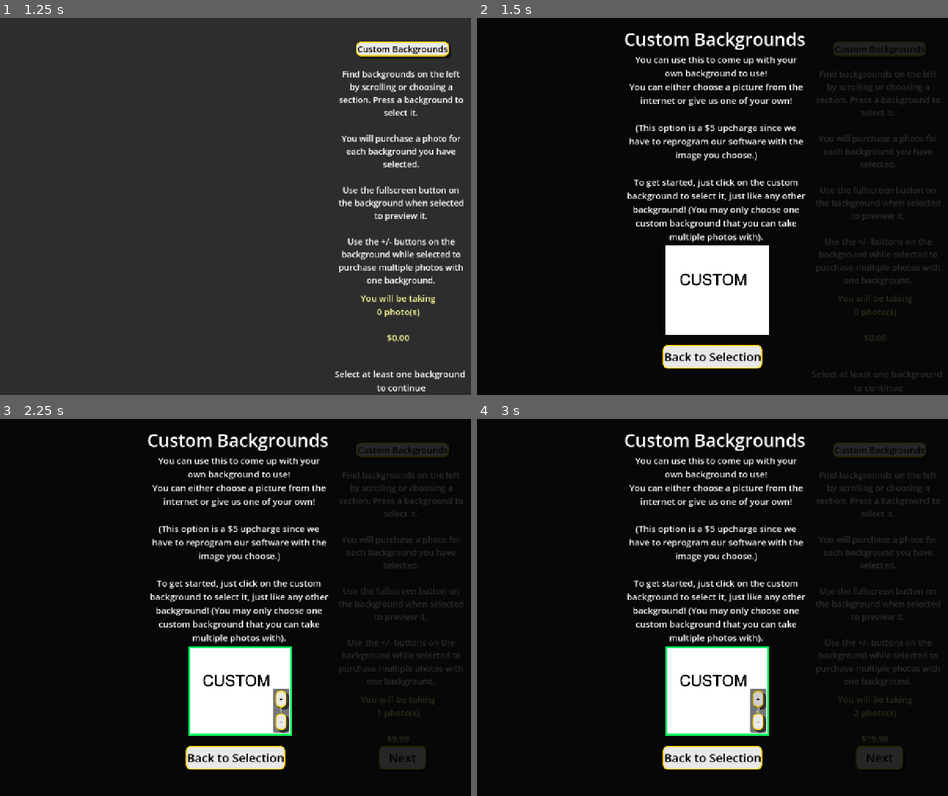
Above: before the commit, frames 1-4 (two rows, left to right).
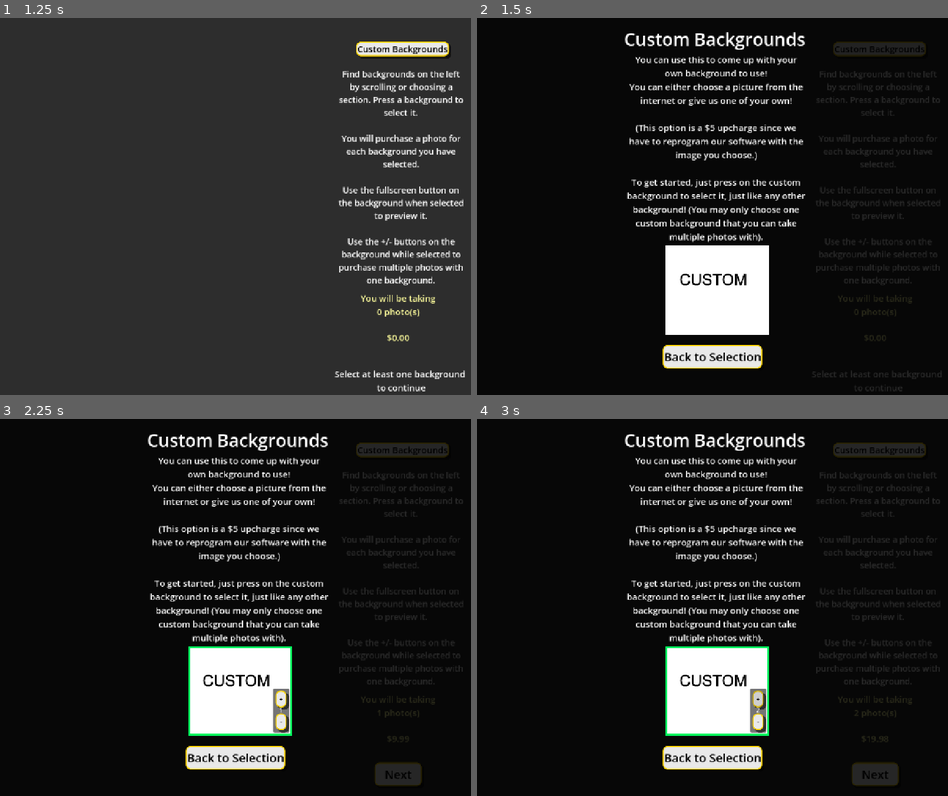
Above: after the commit, the same moments.

Repository: shaneriob-bit/kiosk-client
Game: Godot game, scene res://_scenes/main.tscn
The game is run twice, just before and just after one commit, with the same random seed, the same clock (stepped at 60 frames per second) and the same inputs.
Inputs (mouse positions are in pixels of both pictures, inside the frame that each line leads up to):
- Up to frame 1 (1.25 s): tap Enter at 0.5 s
- Up to frame 2 (1.5 s): click "Custom Backgrounds" at 1.25 s
- Up to frame 3 (2.25 s): click (240, 690) at 2 s
- Up to frame 4 (3 s): click "+" at 2.75 s

Frame 1 is identical in both runs. In frame 2, 0.4% of the frame differs, in the area x 32-69%, y 42-45%; in frame 3, 1.2%, in the area x 32-91%, y 42-98%; in frame 4, 1.2%.

Commit message:
chest pain

Diff:
--- a/_scenes/confirmation_screen.tscn
+++ b/_scenes/confirmation_screen.tscn
@@ -19,19 +19,18 @@
 text = "Please confirm your information is correct"
 
 [node name="NameLabel" type="Label" parent="." unique_id=1059674685]
-offset_left = 256.0
-offset_top = 136.0
-offset_right = 640.0
-offset_bottom = 181.0
+offset_left = 392.0
+offset_top = 128.0
+offset_right = 776.0
+offset_bottom = 173.0
 theme_override_font_sizes/font_size = 32
-text = "Name: Shane Bernstein"
-horizontal_alignment = 1
+text = "Order Name: Shane Bernstein"
 vertical_alignment = 1
 
 [node name="PrintedCopiesCount" type="Label" parent="." unique_id=138729521]
-offset_left = 704.0
+offset_left = 832.0
 offset_top = 264.0
-offset_right = 1088.0
+offset_right = 1216.0
 offset_bottom = 309.0
 theme_override_font_sizes/font_size = 32
 text = "Printed Copies: 6"
@@ -39,9 +38,9 @@
 vertical_alignment = 1
 
 [node name="PaymentMethod" type="Label" parent="." unique_id=595997244]
-offset_left = 704.0
+offset_left = 832.0
 offset_top = 328.0
-offset_right = 1088.0
+offset_right = 1216.0
 offset_bottom = 373.0
 theme_override_font_sizes/font_size = 32
 text = "Payment Method: Card"
@@ -49,9 +48,9 @@
 vertical_alignment = 1
 
 [node name="TotalCost" type="Label" parent="." unique_id=1862823330]
-offset_left = 704.0
+offset_left = 832.0
 offset_top = 384.0
-offset_right = 1088.0
+offset_right = 1216.0
 offset_bottom = 429.0
 theme_override_font_sizes/font_size = 32
 text = "Total Cost: $99.99"
@@ -59,9 +58,9 @@
 vertical_alignment = 1
 
 [node name="EmailContainer" type="VBoxContainer" parent="." unique_id=2120015822]
-offset_left = 256.0
+offset_left = 392.0
 offset_top = 256.0
-offset_right = 704.0
+offset_right = 840.0
 offset_bottom = 586.0
 theme_override_constants/separation = 12
 
@@ -130,5 +129,14 @@
 theme_override_font_sizes/font_size = 32
 text = "Back"
 
+[node name="Title2" type="Label" parent="." unique_id=856803165]
+offset_left = 32.0
+offset_top = 80.0
+offset_right = 480.0
+offset_bottom = 125.0
+theme_override_font_sizes/font_size = 32
+text = "Backgrounds"
+vertical_alignment = 1
+
 [connection signal="pressed" from="NextButton" to="." method="_on_next_button_pressed"]
 [connection signal="pressed" from="BackButton" to="." method="_on_back_button_pressed"]
--- a/_scenes/order_screen.tscn
+++ b/_scenes/order_screen.tscn
@@ -120,10 +120,10 @@
 anchor_top = 1.0
 anchor_right = 1.0
 anchor_bottom = 1.0
-offset_left = -250.0
-offset_top = -136.0
-offset_right = -122.0
-offset_bottom = -72.0
+offset_left = -262.0
+offset_top = -91.0
+offset_right = -134.0
+offset_bottom = -27.0
 grow_horizontal = 0
 grow_vertical = 0
 theme = ExtResource("4_j6q0u")
@@ -337,7 +337,7 @@
 
 (This option is a $5 upcharge since we have to reprogram our software with the image you choose.)
 
-To get started, just click on the custom background to select it, just like any other background! (You may only choose one custom background that you can take multiple photos with)."
+To get started, just press on the custom background to select it, just like any other background! (You may only choose one custom background that you can take multiple photos with)."
 horizontal_alignment = 1
 vertical_alignment = 1
 autowrap_mode = 3
--- a/_scenes/payment_screen.tscn
+++ b/_scenes/payment_screen.tscn
@@ -49,6 +49,25 @@
 grow_vertical = 2
 theme_override_font_sizes/font_size = 32
 text = "Printed Copies"
+horizontal_alignment = 1
+vertical_alignment = 1
+
+[node name="BackgroundLabel" type="Label" parent="Control" unique_id=1567240639]
+layout_mode = 1
+anchors_preset = 8
+anchor_left = 0.5
+anchor_top = 0.5
+anchor_right = 0.5
+anchor_bottom = 0.5
+offset_left = -592.0
+offset_top = -488.0
+offset_right = -367.0
+offset_bottom = -395.0
+grow_horizontal = 2
+grow_vertical = 2
+theme_override_font_sizes/font_size = 32
+text = "Selected
+Backgrounds"
 horizontal_alignment = 1
 vertical_alignment = 1
 
--- /dev/null
+++ b/_scenes/receipt_screen.tscn
@@ -0,0 +1,139 @@
+[gd_scene format=3 uid="uid://crrm7w13hqhqj"]
+
+[ext_resource type="Texture2D" uid="uid://b5ptqssvigk7l" path="res://_sprites/reciept.jpg" id="1_r5mf1"]
+[ext_resource type="Script" uid="uid://chyc0wxntbump" path="res://_scripts/receipt_screen.gd" id="1_twixf"]
+[ext_resource type="Theme" uid="uid://dcejjhkjk44cb" path="res://main_theme.tres" id="2_jqgkp"]
+[ext_resource type="Texture2D" uid="uid://dnj3y8mf5v8ss" path="res://_sprites/lucas_von_hollen.jpg" id="3_ndcsv"]
+
+[node name="ReceiptScreen" type="CanvasLayer" unique_id=1461284293 groups=["GroupListener"]]
+script = ExtResource("1_twixf")
+
+[node name="RecieptPrinting" type="Control" parent="." unique_id=163539400]
+layout_mode = 3
+anchors_preset = 15
+anchor_right = 1.0
+anchor_bottom = 1.0
+grow_horizontal = 2
+grow_vertical = 2
+
+[node name="Label" type="Label" parent="RecieptPrinting" unique_id=1568425680]
+layout_mode = 1
+anchors_preset = 5
+anchor_left = 0.5
+anchor_right = 0.5
+offset_left = -136.0
+offset_top = 16.0
+offset_right = 147.0
+offset_bottom = 61.0
+grow_horizontal = 2
+theme_override_font_sizes/font_size = 32
+text = "RECEIPT PRINTING"
+
+[node name="Instructions" type="Label" parent="RecieptPrinting" unique_id=1905786766]
+layout_mode = 1
+anchors_preset = 8
+anchor_left = 0.5
+anchor_top = 0.5
+anchor_right = 0.5
+anchor_bottom = 0.5
+offset_left = -360.0
+offset_top = 144.0
+offset_right = 346.0
+offset_bottom = 285.0
+grow_horizontal = 2
+grow_vertical = 2
+theme_override_font_sizes/font_size = 32
+text = "Your reciept is printing.
+Once it is done printing and you are holding it
+press the button below."
+horizontal_alignment = 1
+
+[node name="TextureRect" type="TextureRect" parent="RecieptPrinting" unique_id=296002247]
+layout_mode = 1
+anchors_preset = 8
+anchor_left = 0.5
+anchor_top = 0.5
+anchor_right = 0.5
+anchor_bottom = 0.5
+offset_left = -216.0
+offset_top = -384.0
+offset_right = 220.0
+offset_bottom = 128.0
+grow_horizontal = 2
+grow_vertical = 2
+texture = ExtResource("1_r5mf1")
+
+[node name="Button" type="Button" parent="RecieptPrinting" unique_id=1523918651]
+layout_mode = 1
+anchors_preset = 7
+anchor_left = 0.5
+anchor_top = 1.0
+anchor_right = 0.5
+anchor_bottom = 1.0
+offset_left = -172.5
+offset_top = -212.0
+offset_right = 177.5
+offset_bottom = -161.0
+grow_horizontal = 2
+grow_vertical = 0
+theme = ExtResource("2_jqgkp")
+theme_override_font_sizes/font_size = 32
+text = "I'm holding my reciept"
+
+[node name="Instructions" type="Control" parent="." unique_id=189834273]
+visible = false
+layout_mode = 3
+anchors_preset = 15
+anchor_right = 1.0
+anchor_bottom = 1.0
+grow_horizontal = 2
+grow_vertical = 2
+
+[node name="TextureRect" type="TextureRect" parent="Instructions" unique_id=116855183]
+layout_mode = 1
+anchors_preset = 6
+anchor_left = 1.0
+anchor_top = 0.5
+anchor_right = 1.0
+anchor_bottom = 0.5
+offset_left = -815.0
+offset_top = -407.5
+offset_bottom = 407.5
+grow_horizontal = 0
+grow_vertical = 2
+texture = ExtResource("3_ndcsv")
+
+[node name="Label" type="Label" parent="Instructions" unique_id=1238466795]
+layout_mode = 0
+offset_left = 32.0
+offset_top = 136.0
+offset_right = 399.0
+offset_bottom = 203.0
+theme_override_font_sizes/font_size = 48
+text = "You're All Done!"
+
+[node name="Instructions" type="Label" parent="Instructions" unique_id=180878297]
+layout_mode = 0
+offset_left = 32.0
+offset_top = 256.0
+offset_right = 399.0
+offset_bottom = 323.0
+theme_override_font_sizes/font_size = 32
+text = "Take your reciept to this
+guy so he can take
+your picture and have
+you on your way."
+horizontal_alignment = 1
+vertical_alignment = 1
+
+[node name="Instructions2" type="Label" parent="Instructions" unique_id=1082753857]
+layout_mode = 0
+offset_left = 24.0
+offset_top = 576.0
+offset_right = 399.0
+offset_bottom = 765.0
+theme_override_font_sizes/font_size = 32
+text = "Starting over in
+10 second(s)."
+horizontal_alignment = 1
+vertical_alignment = 1
--- a/_scripts/confirmation_screen.gd
+++ b/_scripts/confirmation_screen.gd
@@ -17,14 +17,28 @@
 			email_fields[i].text = StateManager.emails[i]
 			email_fields[i].show()
 
-		$PrintedCopiesCount
+		$NameLabel.text = "Order Name: " + StateManager.customer_name
+
+		$PrintedCopiesCount.text = "Print Copies: " + str(StateManager.print_count)
+		$PaymentMethod.text = "Payment Method: " + StateManager.payment_method
+		$TotalCost.text = "Total Cost: $%.2f"  % StateManager.total_cost
+
+		add_child(StateManager.copied_background_list)
+
+		for child in StateManager.copied_background_list.get_node("VBoxContainer").get_children():
+			child.disabled = true
+			child.get_node("Panel").hide()
 
 		show()
 	else:
+		if visible:
+			if StateManager.copied_background_list != null:
+				StateManager.copied_background_list.queue_free()
+
 		hide()
 
 func _on_next_button_pressed() -> void:
-	pass # Replace with function body.
+	StateManager.change_state(StateManager.ProgramStates.RECEIPT)
 
 func _on_back_button_pressed() -> void:
 	StateManager.change_state(StateManager.ProgramStates.NAME)
--- a/_scripts/name_field.gd
+++ b/_scripts/name_field.gd
@@ -29,6 +29,7 @@
 			for child in email_fields:
 				if child.visible == true:
 					StateManager.emails.append(child.text)
+			StateManager.customer_name = $VBoxContainer/NameContainer/LineEdit.text
 
 		hide()
 
--- a/_scripts/order_screen.gd
+++ b/_scripts/order_screen.gd
@@ -29,6 +29,8 @@
 func update_count_label():
 	var total_count = 0
 
+	StateManager.total_photos = total_count
+
 	var texture_buttons = []
 
 	for child in $BackgroundSelection/VBoxContainer.get_children():
@@ -51,7 +53,7 @@
 
 	$PhotoCost.text = "$%.2f" % (StateManager.base_price * total_count)
 
-	StateManager.total_photos = total_count
+
 
 func _process(_delta: float) -> void:
 	# this is a massive waste of CPU cycles but we are in a rush here
--- a/_scripts/payment_screen.gd
+++ b/_scripts/payment_screen.gd
@@ -141,8 +141,6 @@
 	update_total_labels()
 
 func _state_changed(state):
-	photo_count = StateManager.total_photos
-
 	$Control/PrintsContainer/PrintsAmount.text = str(prints_count)
 	$Control/EmailContainer/EmailAmount.text = str(emails_count)
 	update_print_amount_labels()
@@ -150,9 +148,11 @@
 	update_total_labels()
 
 	if state == StateManager.ProgramStates.NAME and visible == true:
+		# going to the next screen
 		StateManager.print_count = prints_count
 		StateManager.email_count = emails_count
 		StateManager.total_cost = ((get_print_total() + get_email_total()) * photo_count + (StateManager.base_price * photo_count))
+		StateManager.copied_background_list = $Control/BackgroundsContainer.duplicate()
 
 	if state == StateManager.ProgramStates.PAYMENT:
 		for child : TextureButton in StateManager.selected_backgrounds:
--- /dev/null
+++ b/_scripts/receipt_screen.gd
@@ -0,0 +1,8 @@
+extends CanvasLayer
+
+func _state_changed(state):
+	if state == StateManager.ProgramStates.RECEIPT:
+
+		show()
+	else:
+		hide()
--- a/_scripts/state_manager.gd
+++ b/_scripts/state_manager.gd
@@ -6,7 +6,8 @@
 	BACKGROND,
 	PAYMENT,
 	NAME,
-	CONFIRMATION
+	CONFIRMATION,
+	RECEIPT
 }
 
 var currentProgramState = ProgramStates.HOME
@@ -25,6 +26,8 @@
 
 var total_cost = 0
 
+var copied_background_list : Node
+
 var emails = [
 
 ]
@@ -34,6 +37,8 @@
 var selected_backgrounds = [
 
 ]
+
+var customer_name : String
 
 func _ready():
 	idle_timer = Timer.new()
Not shown, added: _scripts/receipt_screen.gd.uid
Binary file added: _sprites/lucas_von_hollen.jpg
Not shown, added: _sprites/lucas_von_hollen.jpg.import
Binary file added: _sprites/reciept.jpg
Not shown, added: _sprites/reciept.jpg.import
